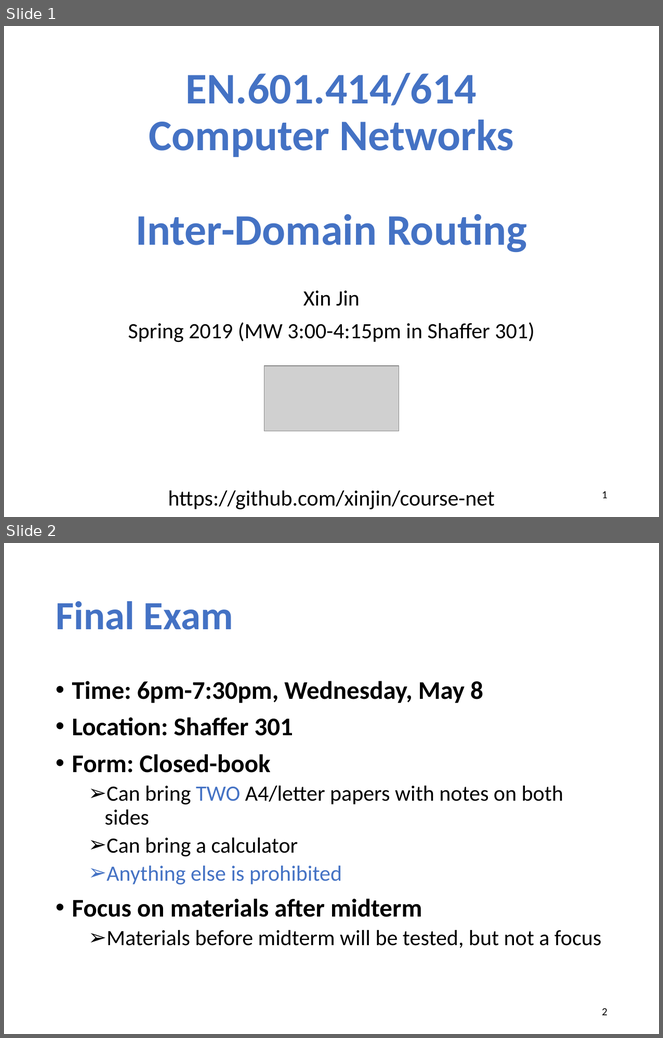
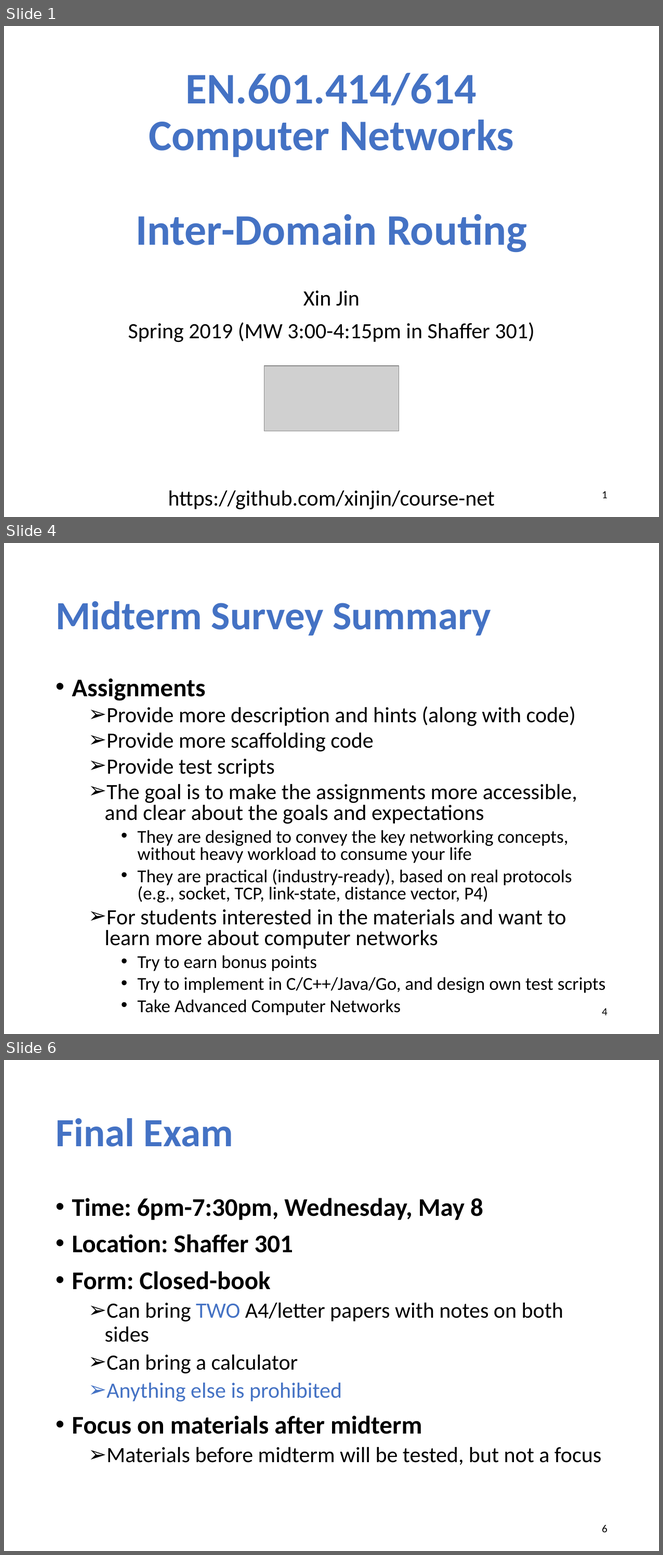
Before and after one commit to xinjin/course-net, a slide deck: slides/lec14_interdomain.pptx. Shown one above the other, each under a label of ours: slides 1 and 2 before the commit, slides 1, 4 and 6 after it; the slides between them are not shown. The pictures are 663x1038 and 663x1555 pixels, drawn with LibreOffice and Linux fonts; fonts in the diff are those of the drawing; grey boxes stand for pictures. Boxes give left, top, right and bottom in pixels: in the first picture for what was removed or moved away, otherwise in the second. Text is boxed around its words. In the diff, an @@ line names an element or a change of style, - is before the commit and + after.

```diff
--- a/slides/lec14_interdomain.pptx
+++ b/slides/lec14_interdomain.pptx
@@ slide 4 added at (4,543,659,1034), background #FFFFFF @@
@@ title added at (55,601,491,636), 44 pt, text #4472C4, bold @@
+Midterm Survey Summary
@@ text added at (72,678,606,1016), 20 pt, text #000000 @@
+• Assignments
+  ➢ Provide more description and hints (along with code)
+  ➢ Provide more scaffolding code
+  ➢ Provide test scripts
+  ➢ The goal is to make the assignments more accessible, and clear about the goals and expectations
+    • They are designed to convey the key networking concepts, without heavy workload to consume your life
+    • They are practical (industry-ready), based on real protocols (e.g., socket, TCP, link-state, distance vector, P4)
+  ➢ For students interested in the materials and want to learn more about computer networks
+    • Try to earn bonus points
+    • Try to implement in C/C++/Java/Go, and design own test scripts
+    • Take Advanced Computer Networks
@@ page number added at (602,1008,608,1016), 12 pt, text #000000 @@
+4
@@ what was slide 2 is now slide 6 @@
@@ page number at (602,1525,608,1533): text changed @@
-2
+6
```
Also in this commit, not shown: 1 slide changed, 3 other slides added, 1 slide removed.
